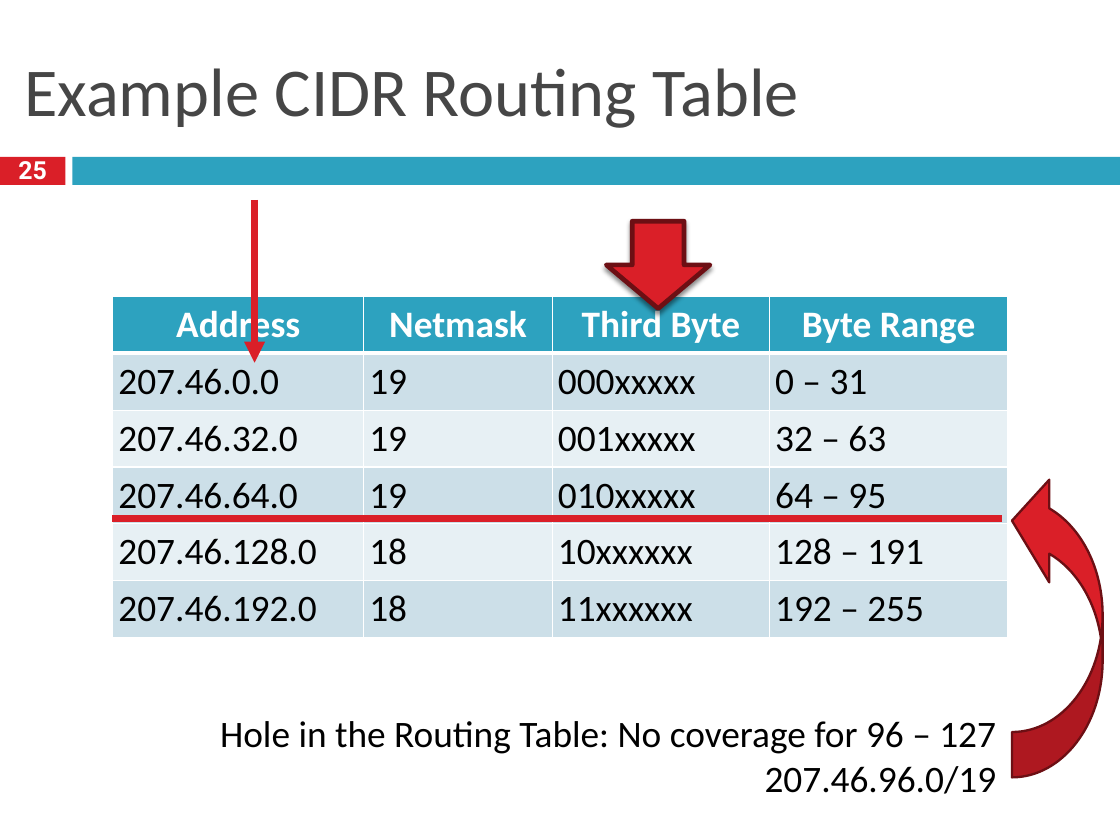
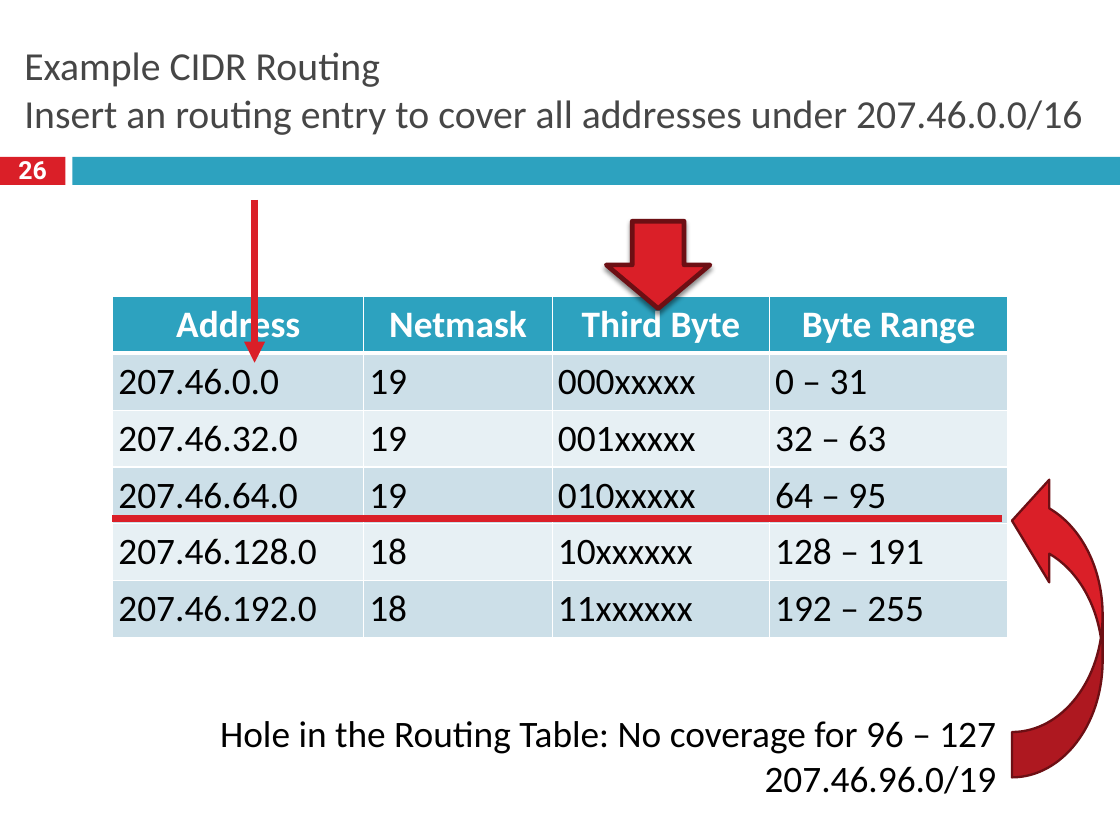
Before and after one commit to taejoong/taejoong.github.io, a slide deck: slide 26 of courses/csci-351/handouts/8-Network.pptx (slide 25 before the commit). Drawn at 1120x840 pixels with LibreOffice and Linux fonts; fonts in the diff are those of the drawing. Boxes give left, top, right and bottom in pixels: in the first picture for what was removed or moved away, otherwise in the second. Text is boxed around its words. In the diff, an @@ line names an element or a change of style, - is before the commit and + after.

```diff
--- a/courses/csci-351/handouts/8-Network.pptx
+++ b/courses/csci-351/handouts/8-Network.pptx
@@ title at [24, 52, 1082, 135]: text changed; size 44 to 25.5 pt @@
-Example CIDR Routing Table
+Example CIDR Routing
+Insert an routing entry to cover all addresses under 207.46.0.0/16
@@ page number at [18, 161, 46, 186]: text changed @@
-25
+26
```
Also in this commit, not shown: 3 other slides changed, 3 slides added, 2 slides removed, 2 other files.
